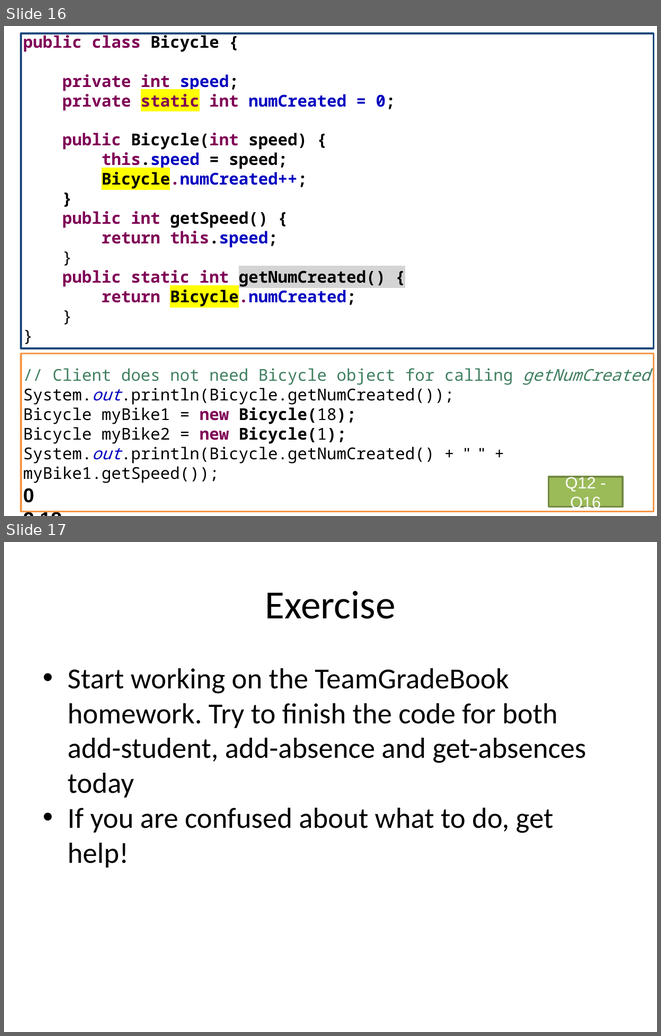
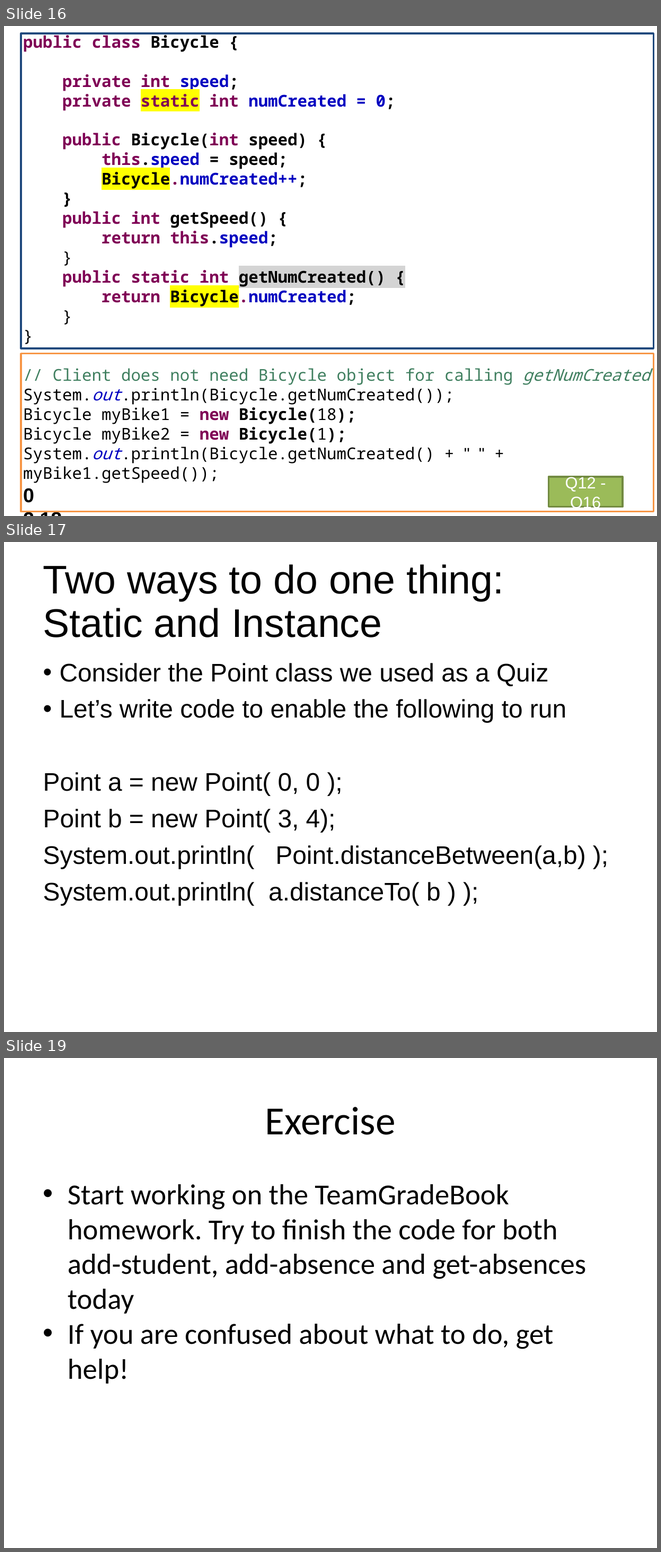
Before and after one commit to RHIT-CSSE/csse220, a slide deck: ClassMaterials/SimpleObjects/Slides/Classes and References.pptx. Shown one above the other, each under a label of ours: slides 16 and 17 before the commit, slides 16, 17 and 19 after it; the slides between them are not shown. The pictures are 661x1036 and 661x1552 pixels, drawn with LibreOffice and Linux fonts; fonts in the diff are those of the drawing. Boxes give left, top, right and bottom in pixels: in the first picture for what was removed or moved away, otherwise in the second. Text is boxed around its words. In the diff, an @@ line names an element or a change of style, - is before the commit and + after.

Commit message:
updating slides removing .class files

```diff
--- a/ClassMaterials/SimpleObjects/Slides/Classes and References.pptx
+++ b/ClassMaterials/SimpleObjects/Slides/Classes and References.pptx
@@ slide 17 added at box(4, 542, 657, 1032), background #FFFFFF @@
@@ title added at box(43, 564, 504, 637), 44 pt, text #000000 @@
+Two ways to do one thing:
+Static and Instance
@@ text added at box(43, 663, 585, 905), 28 pt, text #000000 @@
+• Consider the Point class we used as a Quiz
+• Let’s write code to enable the following to run
+Point a = new Point( 0, 0 );
+Point b = new Point( 3, 4);
+System.out.println( Point.distanceBetween(a,b) );
+System.out.println( a.distanceTo( b ) );
@@ what was slide 17 is now slide 19 @@
```
Also in this commit, not shown: 1 slide changed, 1 other slide added, 7 other files.
